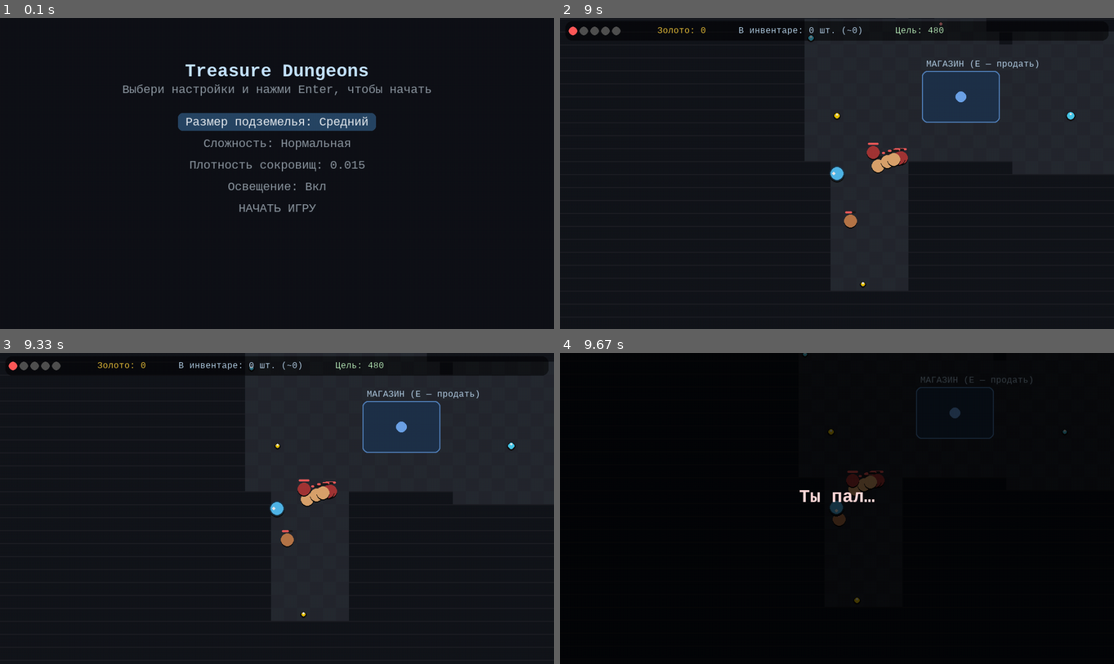
Above: before the commit, frames 1-4 (two rows, left to right).
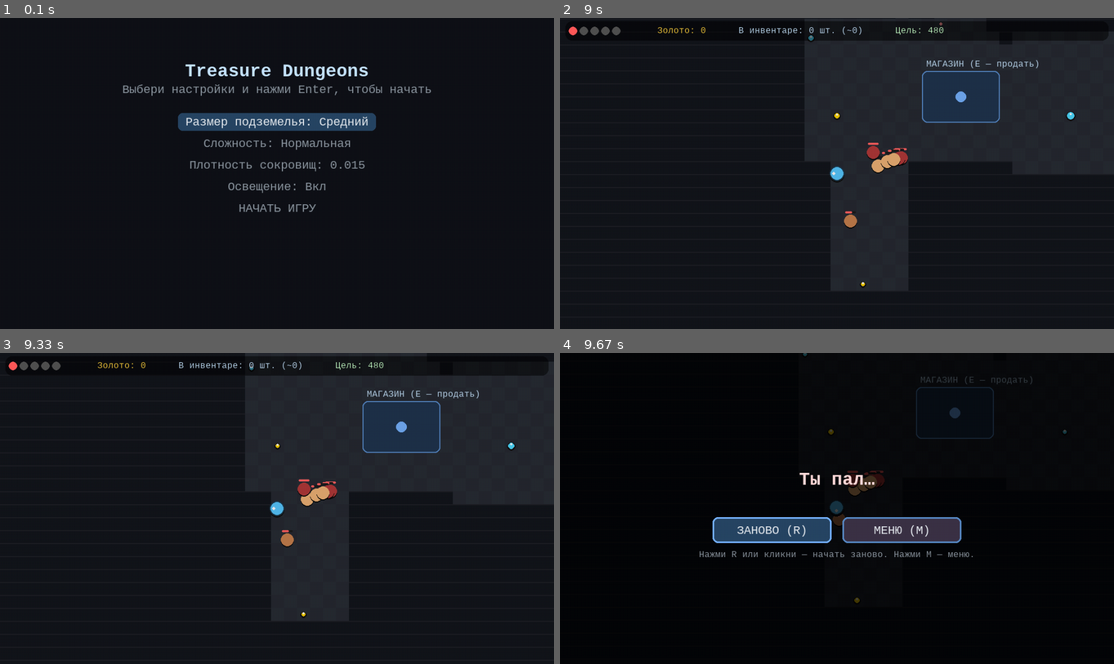
Above: after the commit, the same moments.

Repository: terrarich/dunsell-pygame-game
Game: pygame game, started from main.py
Same seed, same stepped clock (60 frames per second), same inputs: the game is played once before the commit and once after it.
Inputs (mouse positions are in pixels of both pictures, inside the frame that each line leads up to):
- Up to frame 1 (0.1 s): no input
- Up to frame 2 (9 s): tap Enter at 0.33 s; click (814, 185) at 0.72 s; hold D 1-1.47 s; move the mouse to (1014, 164) at 1.03 s; tap Space at 1.07, 1.37, 1.57, 1.9, 2.2, 2.4, 2.7, 2.97, 3.3, 3.6, 3.73, 4.13, 4.43, 4.8, 5.2, 5.5, 5.7, 6, 6.2, 6.53, 6.83, 7.03, 7.33, 7.6, 7.93, 8.23, 8.37, 8.77 s; hold W 1.5-1.8 s; move the mouse to (704, 176) at 1.53 s; hold D 1.83-2.3 s; move the mouse to (665, 126) at 1.87 s; tap Right Shift at 1.98, 3.38, 4.88, 6.28, 7.68, 8.85 s; hold A 2.33-2.87 s; move the mouse to (920, 64) at 2.37 s; hold S 2.9-3.2 s; move the mouse to (903, 201) at 2.93 s; hold A 3.23-3.63 s; move the mouse to (848, 67) at 3.27 s; hold W 3.67-4.03 s; move the mouse to (637, 164) at 3.7 s; hold D 4.07-4.7 s; move the mouse to (842, 204) at 4.1 s; hold S 4.73-5.1 s; move the mouse to (820, 120) at 4.77 s; hold A 5.13-5.6 s; move the mouse to (981, 223) at 5.17 s; hold S 5.63-6.1 s; move the mouse to (626, 105) at 5.67 s; hold A 6.13-6.43 s; move the mouse to (953, 117) at 6.17 s; hold S 6.47-6.93 s; move the mouse to (859, 161) at 6.5 s; hold A 6.97-7.5 s; move the mouse to (704, 226) at 7 s; hold S 7.53-7.83 s; move the mouse to (676, 154) at 7.57 s; hold A 7.87-8.27 s; move the mouse to (1036, 245) at 7.9 s; hold W 8.3-8.67 s; move the mouse to (715, 148) at 8.33 s; hold A from 8.7 s (still down); move the mouse to (748, 70) at 8.73 s
- Up to frame 3 (9.33 s): keep holding A; tap Space at 9.07 s
- Up to frame 4 (9.67 s): release A at 9.33 s; hold S from 9.37 s (still down); move the mouse to (726, 533) at 9.4 s; tap Space at 9.43 s

Frames 1-3 are identical in both runs. In frame 4, 4.5% of the frame differs, in the area x 25-75%, y 38-66%.

Commit message:
Improve game balance, add fire rate, and enhance death/win screen UI
Co-authored-by: valerijnnn234 <valerijnnn234@gmail.com>

Diff:
--- a/config.py
+++ b/config.py
@@ -22,9 +22,9 @@
 
 # Сложность
 DIFFS = {
-    "Лёгкая":   {"enemy_mult": 0.8, "enemy_speed": 0.9, "player_hp": 6, "sell_mult": 1.1, "spitter_chance": 0.15, "target_mult": 0.9},
-    "Нормальная":{"enemy_mult": 1.0, "enemy_speed": 1.0, "player_hp": 5, "sell_mult": 1.0, "spitter_chance": 0.25, "target_mult": 1.0},
-    "Сложная":  {"enemy_mult": 1.5, "enemy_speed": 1.15, "player_hp": 4, "sell_mult": 0.9, "spitter_chance": 0.35, "target_mult": 1.2},
+    "Лёгкая":   {"enemy_mult": 0.6, "enemy_speed": 0.8,  "player_hp": 7, "sell_mult": 1.25, "spitter_chance": 0.10, "target_mult": 0.75, "player_fire_rate": 0.18},
+    "Нормальная":{"enemy_mult": 1.0, "enemy_speed": 1.0,  "player_hp": 5, "sell_mult": 1.0,  "spitter_chance": 0.25, "target_mult": 1.0,  "player_fire_rate": 0.22},
+    "Сложная":  {"enemy_mult": 1.5, "enemy_speed": 1.15, "player_hp": 4, "sell_mult": 0.9,  "spitter_chance": 0.35, "target_mult": 1.2,  "player_fire_rate": 0.26},
 }
 
 # Размеры карт (пресеты)
--- a/game_state.py
+++ b/game_state.py
@@ -147,6 +147,7 @@
         self.player["hurt_cd"] = 0.0
         self.player["sell_cd"] = 0.0
         self.player["shoot_cd"] = 0.0
+        self.player["fire_rate"] = diff.get("player_fire_rate", self.player["fire_rate"])  # применяем баланс сложности
         self.player["dir"] = pygame.Vector2(1, 0)
         self.player["pos"] = pygame.Vector2(self.spawn_tx*TILE + TILE/2, self.spawn_ty*TILE + TILE/2)
 
--- a/main.py
+++ b/main.py
@@ -9,7 +9,7 @@
 )
 from render import (
     draw_world, draw_lighting, draw_ui,
-    draw_death_or_win_overlay
+    draw_death_or_win_overlay, compute_death_win_button_rects
 )
 
 def main():
@@ -103,19 +103,26 @@
 
         # Состояния: смерть / победа
         if game.state in (STATE_DEAD, STATE_WIN):
+            buttons = compute_death_win_button_rects(game)
             for e in events:
                 if e.type == pygame.KEYDOWN:
                     if e.key == pygame.K_r:
                         game.new_run()
                     elif e.key == pygame.K_m:
                         game.state = STATE_MENU
+                elif e.type == pygame.MOUSEBUTTONDOWN and e.button == 1:
+                    mx, my = pygame.mouse.get_pos()
+                    if buttons["restart"].collidepoint(mx, my):
+                        game.new_run()
+                    elif buttons["menu"].collidepoint(mx, my):
+                        game.state = STATE_MENU
 
             draw_world(game)
             draw_lighting(game)
             if game.state == STATE_DEAD:
-                draw_death_or_win_overlay(game, "Ты пал…")
+                draw_death_or_win_overlay(game, "Ты пал…", buttons)
             else:
-                draw_death_or_win_overlay(game, "Ты выбрался с сокровищами!")
+                draw_death_or_win_overlay(game, "Ты выбрался с сокровищами!", buttons)
             pygame.display.flip()
             continue
 
--- a/render.py
+++ b/render.py
@@ -202,10 +202,45 @@
         panel.blit(img, (24, 24 + i * 28))
     g.screen.blit(panel, (W//2 - panel_w//2, H//2 - panel_h//2))
 
-def draw_death_or_win_overlay(g, title):
+# Новое: компоновка кнопок на экране смерти/победы
+
+def compute_death_win_button_rects(g):
+    W, H = g.screen.get_width(), g.screen.get_height()
+    btn_w, btn_h = 220, 48
+    gap = 20
+    total_w = btn_w * 2 + gap
+    x0 = W // 2 - total_w // 2
+    y = H // 2 + 16
+    return {
+        "restart": pygame.Rect(x0, y, btn_w, btn_h),
+        "menu": pygame.Rect(x0 + btn_w + gap, y, btn_w, btn_h),
+    }
+
+# Обновлено: оверлей смерти/победы с кнопками и исправленным цветом
+
+def draw_death_or_win_overlay(g, title, buttons=None):
     W, H = g.screen.get_width(), g.screen.get_height()
     overlay = pygame.Surface((W, H), pygame.SRCALPHA)
     overlay.fill((0,0,0,180))
     g.screen.blit(overlay, (0,0))
-    txt = g.font_big.render(title, True, (255, 220, 220) if title.startswith("Ты пал") else (160255, 180))
-    g.screen.blit(txt, (g.screen.get_width() // 2 - txt.get_width() // 2, g.screen.get_height() // 2 - 40))
+
+    is_dead = title.startswith("Ты пал")
+    title_col = (255, 220, 220) if is_dead else (160, 255, 180)
+    txt = g.font_big.render(title, True, title_col)
+    g.screen.blit(txt, (g.screen.get_width() // 2 - txt.get_width() // 2, g.screen.get_height() // 2 - 72))
+
+    if buttons is None:
+        buttons = compute_death_win_button_rects(g)
+
+    mx, my = pygame.mouse.get_pos()
+    for key, rect in buttons.items():
+        hovered = rect.collidepoint(mx, my)
+        base_color = (40, 70, 100) if key == "restart" else (60, 50, 70)
+        border_color = (120, 180, 255) if hovered else (90, 140, 200)
+        draw_round_rect(g.screen, rect, base_color, radius=10, border=3, border_color=border_color)
+        label = "ЗАНОВО (R)" if key == "restart" else "МЕНЮ (M)"
+        img = g.font_mid.render(label, True, COL_UI)
+        g.screen.blit(img, (rect.centerx - img.get_width() // 2, rect.centery - img.get_height() // 2))
+
+    hint = g.font.render("Нажми R или кликни — начать заново. Нажми M — меню.", True, COL_DIM)
+    g.screen.blit(hint, (W // 2 - hint.get_width() // 2, buttons["restart"].bottom + 12))
